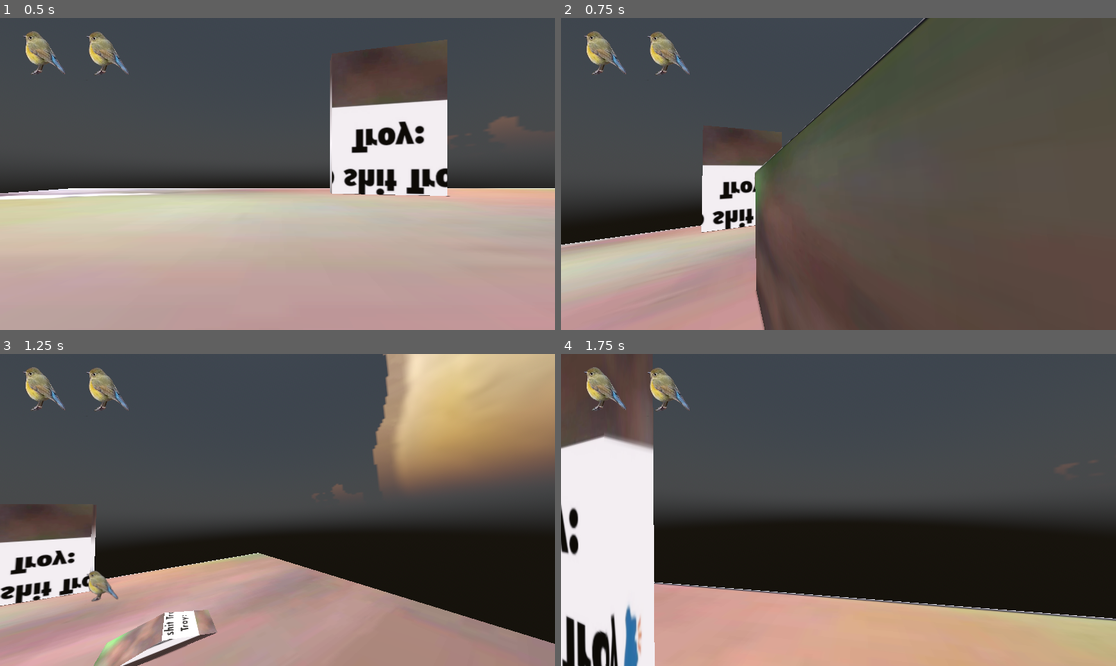
Above: before the commit, frames 1-4 (two rows, left to right).
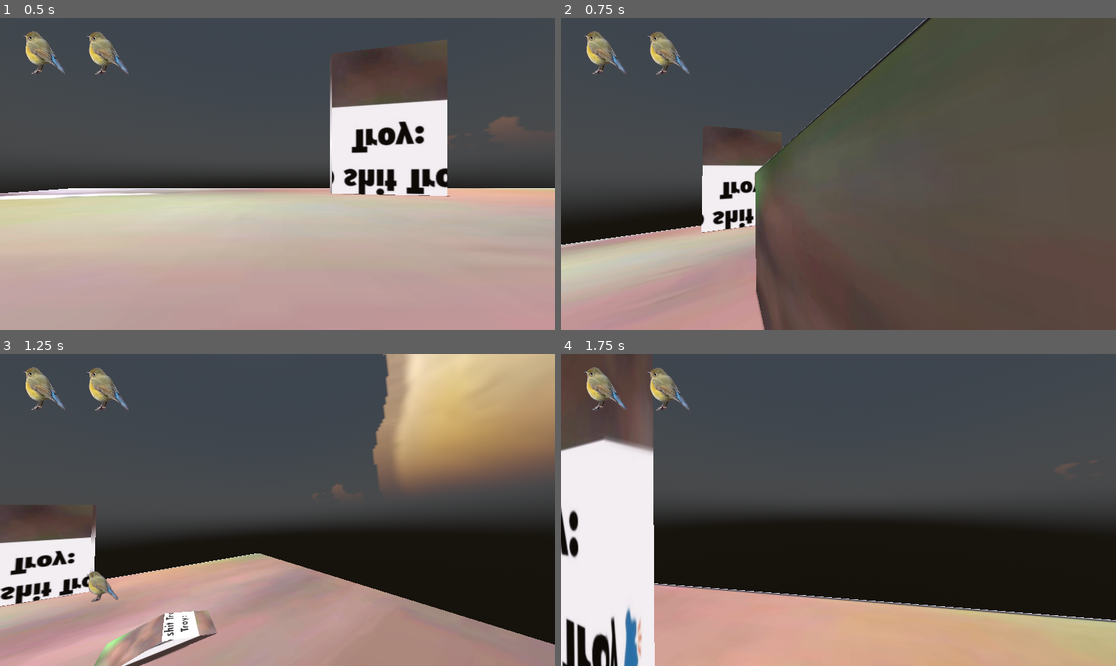
Above: after the commit, the same moments.

Repository: ihaveapatricklmao/TROY
Game: Godot game, scene res://maps/World.tscn
The game is run twice, just before and just after one commit, with the same random seed, the same clock (stepped at 60 frames per second) and the same inputs. The engine's default icon, where the game draws it, is replaced by a stand-in: a white triangle on a blue panel in a dark square.
Inputs (mouse positions are in pixels of both pictures, inside the frame that each line leads up to):
- Up to frame 1 (0.5 s): no input
- Up to frame 2 (0.75 s): tap Enter (ui_accept) at 0.5 s; move the mouse to (960, 158) at 0.52 s; hold D (moveright) from 0.53 s (still down); tap Shift (dash) at 0.6 s
- Up to frame 3 (1.25 s): keep holding D (moveright); tap Enter (ui_accept) at 0.77 s
- Up to frame 4 (1.75 s): move the mouse to (810, 510) at 1.27 s; release D (moveright) at 1.28 s; hold W (moveup) from 1.28 s (still down); tap Shift (dash) at 1.35 s; tap Enter (ui_accept) at 1.52 s

Frame 1 is identical in both runs. In frame 2, 0.3% of the frame differs, in the area x 0-67%, y 0-98%; in frame 3, 0.9%; in frame 4, 1.8%, in the area x 0-100%, y 25-100%.

Commit message:
msdm

Diff:
--- a/whatdafreak/playerstuff/Player.gd
+++ b/whatdafreak/playerstuff/Player.gd
@@ -77,7 +77,7 @@
 	Cam.rotation.z = clamp(Cam.rotation.z , -0.05, 0.05)
 
 	if is_on_wall():
-		gravity = 17.5
+		gravity = 13.5
 	else:
 		gravity = 30.0
 	# dash
